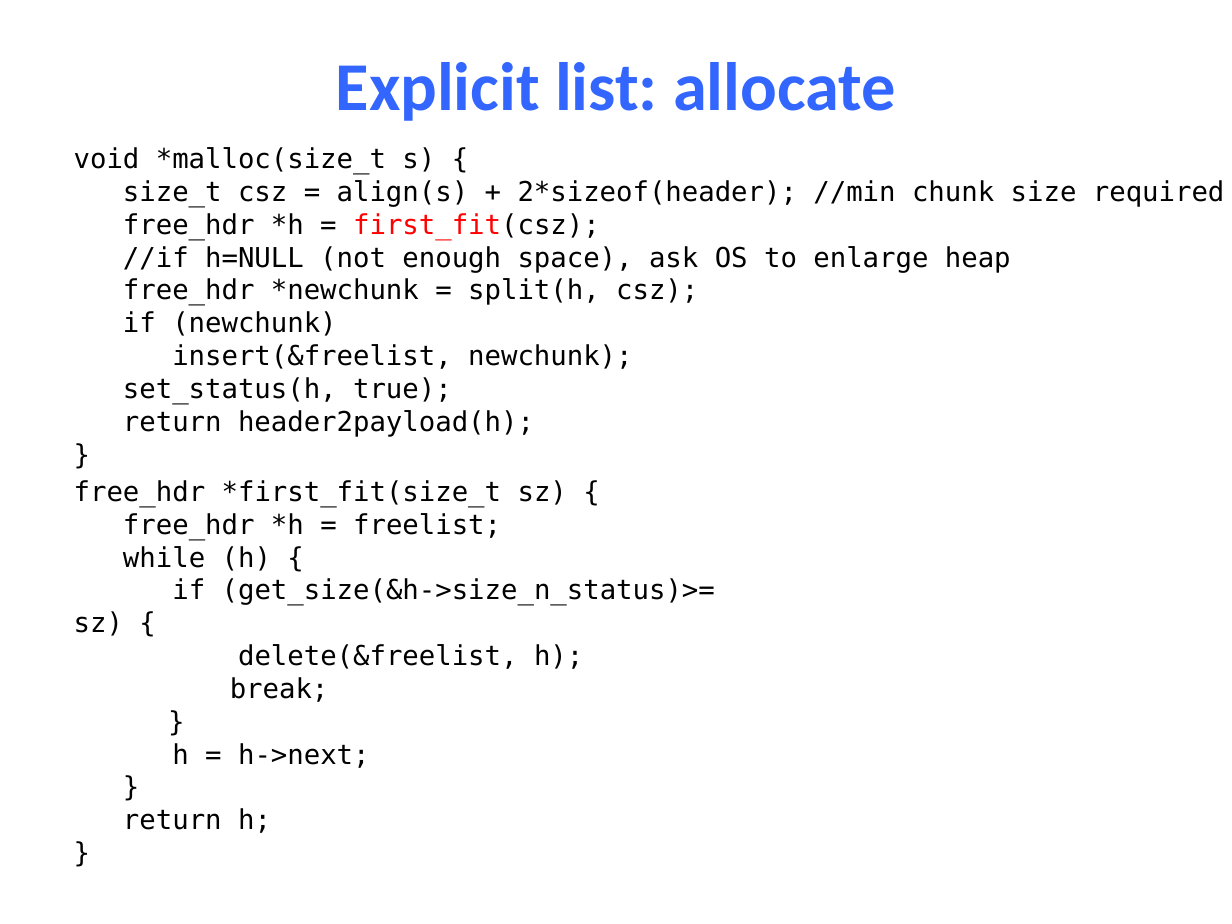
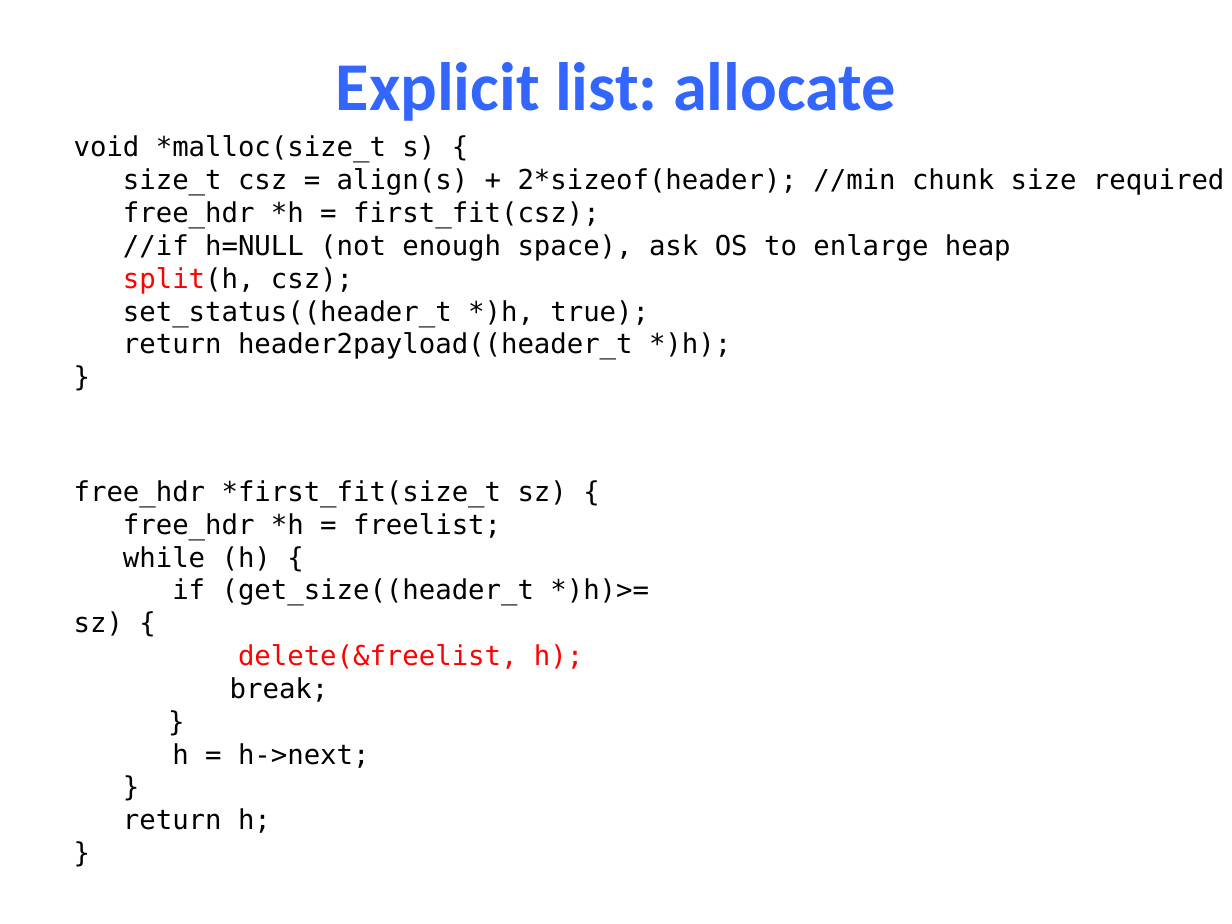
Before and after one commit to NYU-CSO/nyu-cso.github.io, a slide deck: slide 64 of notes/14-Dynamic_Allocator.pptx. Drawn at 1232x924 pixels with LibreOffice and Linux fonts; fonts in the diff are those of the drawing. Boxes give left, top, right and bottom in pixels: in the first picture for what was removed or moved away, otherwise in the second. Text is boxed around its words. In the diff, an @@ line names an element or a change of style, - is before the commit and + after.

```diff
--- a/notes/14-Dynamic_Allocator.pptx
+++ b/notes/14-Dynamic_Allocator.pptx
@@ text "void *malloc(size_t s) {": place and size @@
-text "void *malloc(size_t s) {" at (74, 147, 1225, 437)
+text "void *malloc(size_t s) {" at (74, 135, 1225, 359)
@@ text at (123, 201, 600, 228): text colour #FF0000 to #000000 in "first_fit(csz);" @@
@@ text at (123, 267, 731, 359): text changed @@
-free_hdr *newchunk = split(h, csz);
-if (newchunk)
-insert(&freelist, newchunk);
-set_status(h, true);
-return header2payload(h);
+split(h, csz);
+set_status((header_t *)h, true);
+return header2payload((header_t *)h);
@@ text at (74, 578, 649, 636): text changed @@
-if (get_size(&h->size_n_status)>= sz) {
+if (get_size((header_t *)h)>= sz) {
@@ text at (238, 644, 583, 669): text colour #000000 to #FF0000 in "delete(&freelist, h);" @@
```
Also in this commit, not shown: 7 other slides changed, 1 other file.
